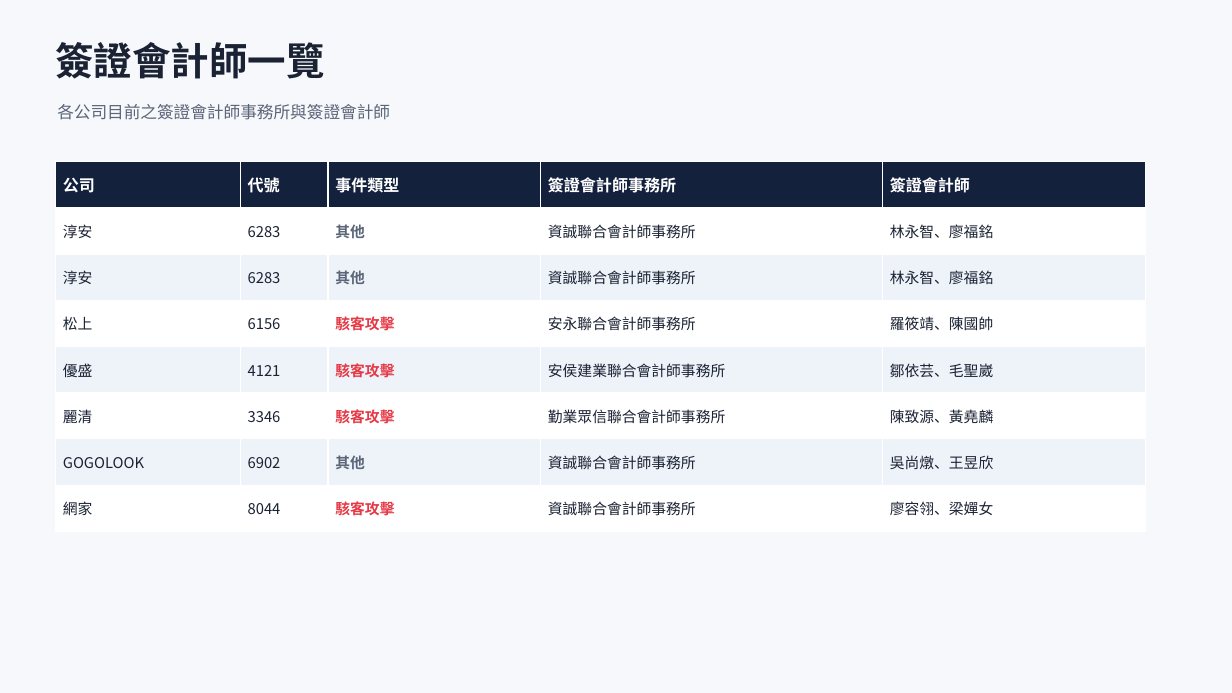
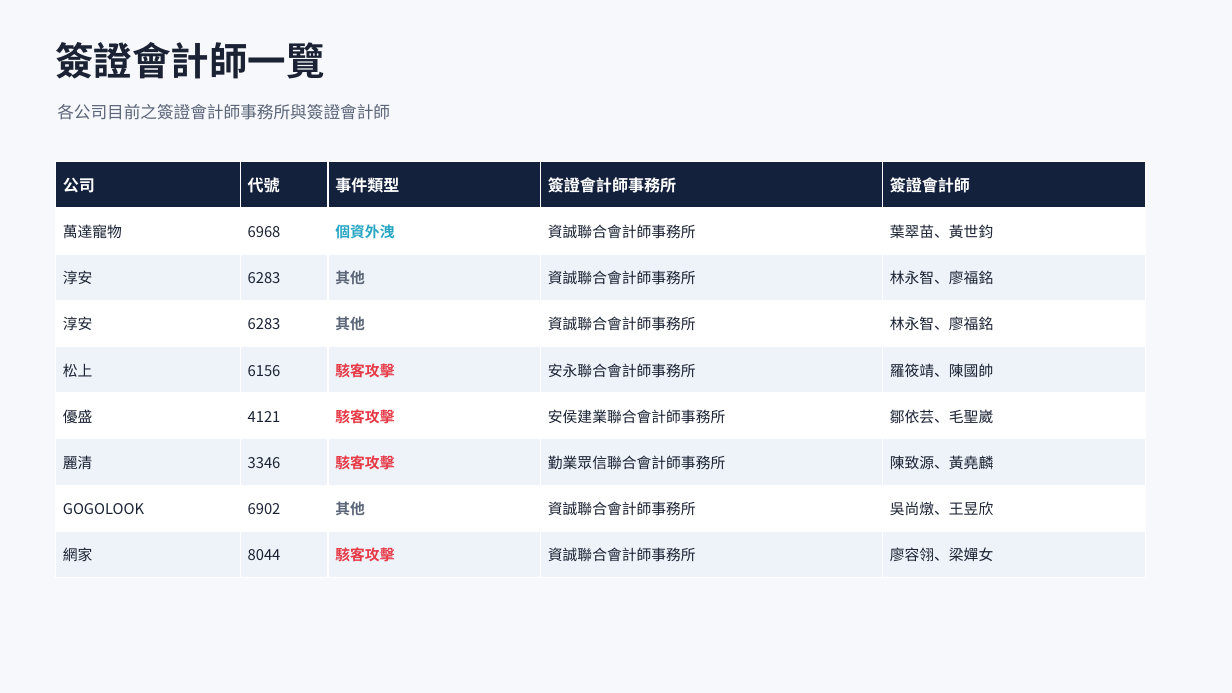
Before and after one commit to Johnnylin77/mops-isec-monitor, a slide deck: slide 4 of 資安事件因應分析.pptx. Drawn at 1232x693 pixels with LibreOffice and Linux fonts; fonts in the diff are those of the drawing. Boxes give left, top, right and bottom in pixels: in the first picture for what was removed or moved away, otherwise in the second. Text is boxed around its words. In the diff, an @@ line names an element or a change of style, - is before the commit and + after.

```diff
--- a/資安事件因應分析.pptx
+++ b/資安事件因應分析.pptx
@@ table at box(55, 162, 1146, 578) @@
+row 2: 萬達寵物 | 6968 | 個資外洩 | 資誠聯合會計師事務所 | 葉翠苗、黃世鈞
```
Also in this commit, not shown: 5 other slides changed, 2 other files.
